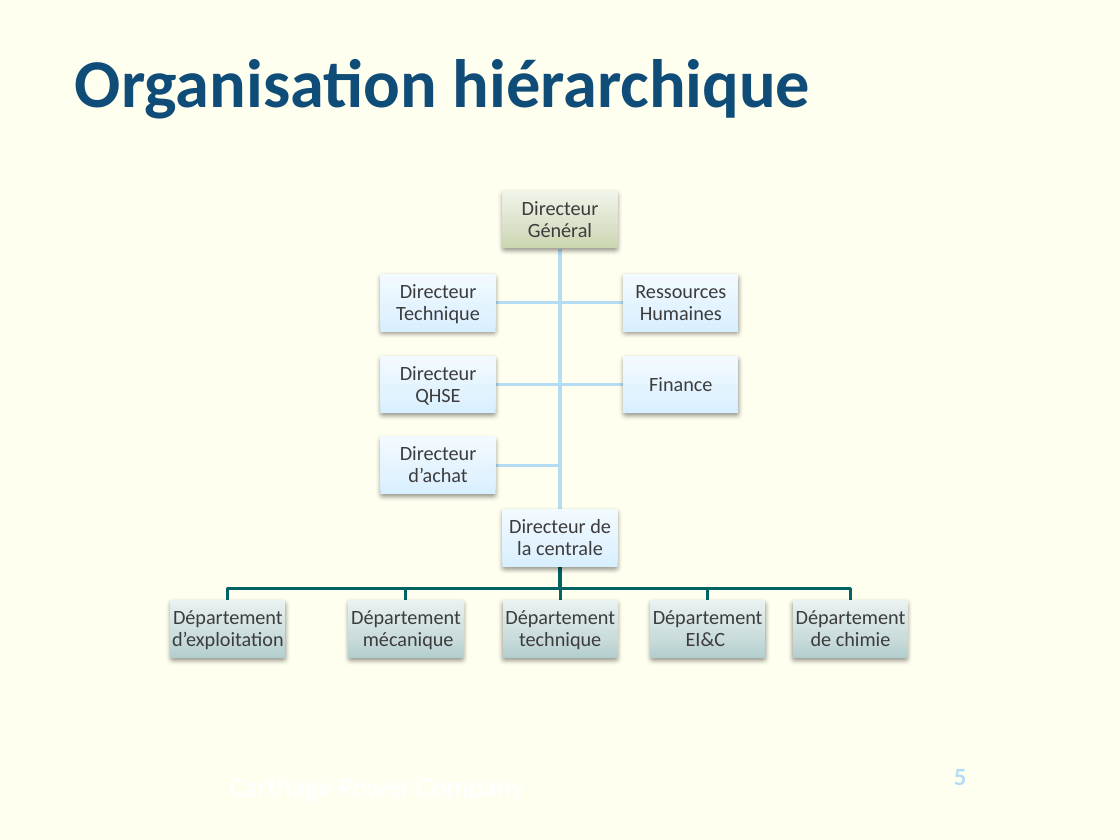
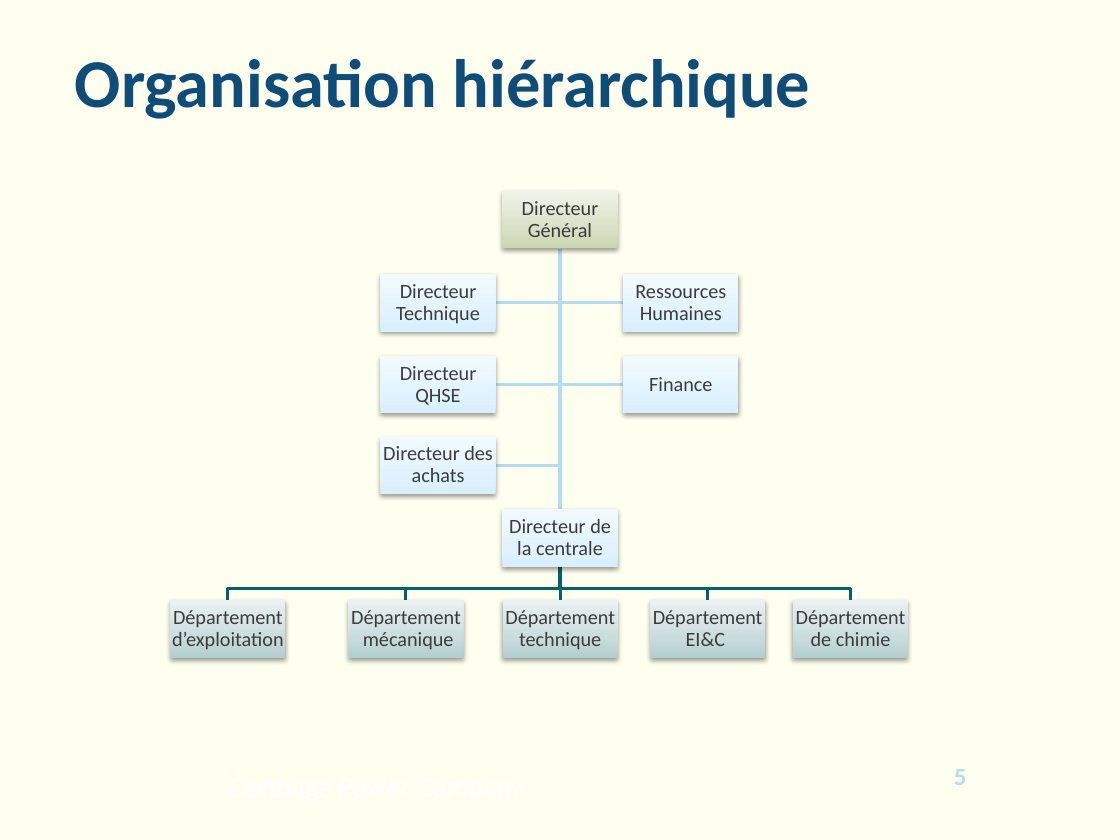
Before and after one commit to Raiton/Soutenance, a slide deck: slide 5 of blue_moving_lights.pptx. Drawn at 1120x840 pixels with LibreOffice and Linux fonts; fonts in the diff are those of the drawing; background and template pictures are left out. Boxes give left, top, right and bottom in pixels: in the first picture for what was removed or moved away, otherwise in the second. Text is boxed around its words. In the diff, an @@ line names an element or a change of style, - is before the commit and + after.

```diff
--- a/blue_moving_lights.pptx
+++ b/blue_moving_lights.pptx
@@ text at (383, 446, 493, 482): text changed @@
-Directeur d’achat
+Directeur des achats
```
Also in this commit, not shown: 11 other slides changed, 3 slides added.
